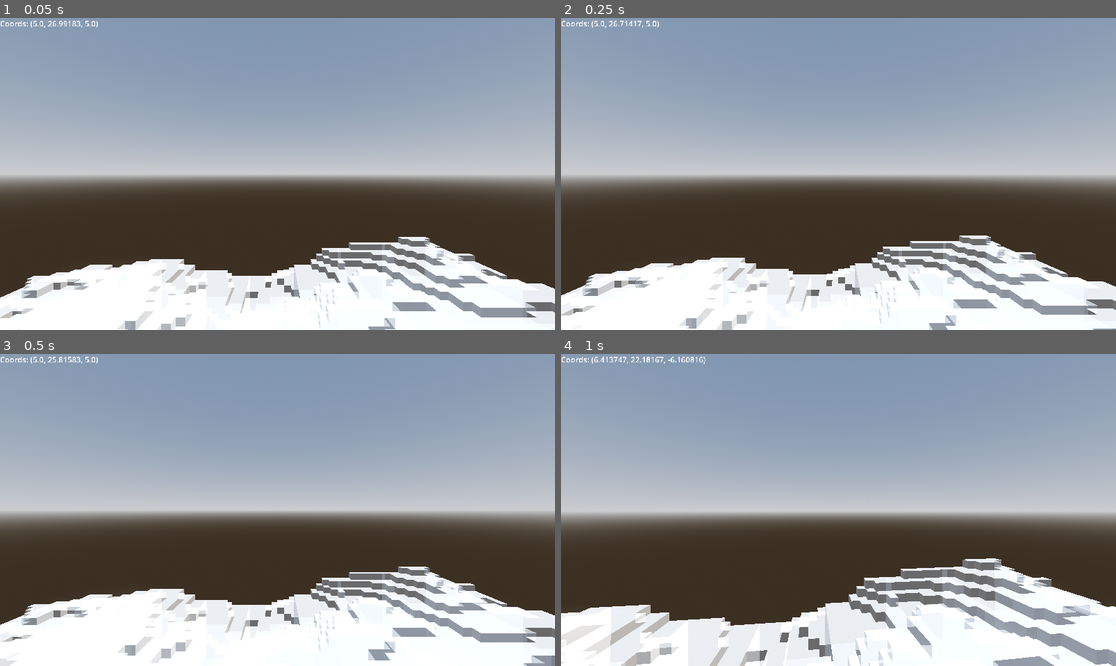
Above: before the commit, frames 1-4 (two rows, left to right).
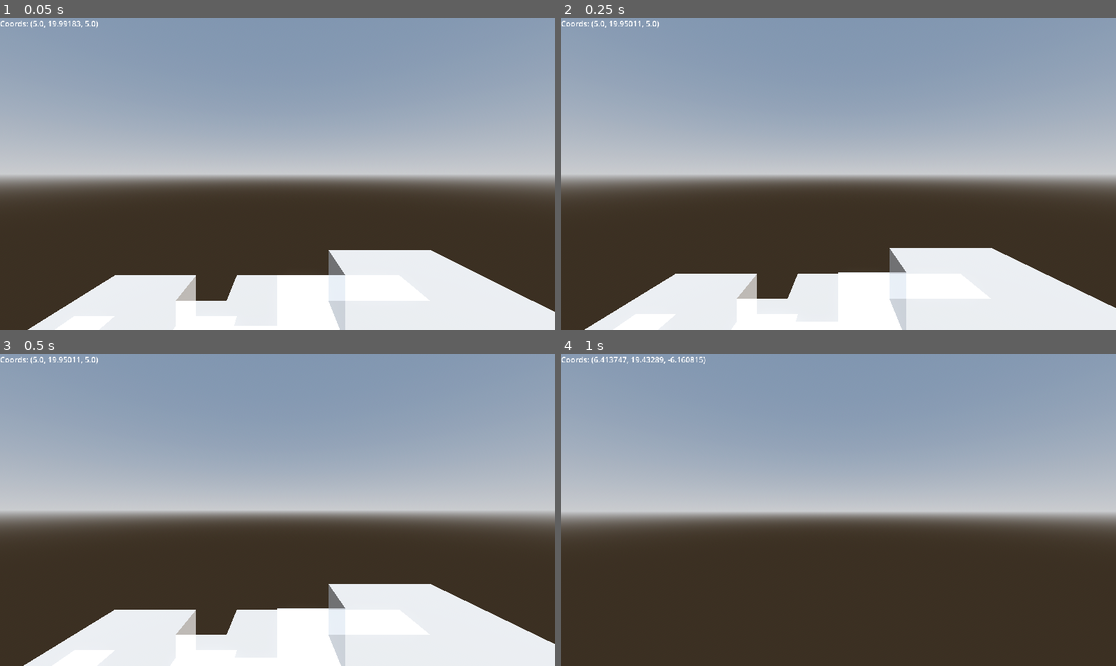
Above: after the commit, the same moments.

Repository: uncellon/voxel-craft
Game: Godot game, scene res://scenes/world.tscn
The game is run twice, just before and just after one commit, with the same random seed, the same clock (stepped at 60 frames per second) and the same inputs.
Inputs (mouse positions are in pixels of both pictures, inside the frame that each line leads up to):
- Up to frame 1 (0.05 s): no input
- Up to frame 2 (0.25 s): no input
- Up to frame 3 (0.5 s): no input
- Up to frame 4 (1 s): move the mouse to (866, 510) at 0.52 s; hold W (move_forward) from 0.53 s (still down); click (866, 510) at 0.6 s; tap Space (jump) at 0.77 s

The runs differ from the first frame. In frame 1, 8.3% of the frame differs, in the area x 0-100%, y 0-100%; in frame 2, 8.2%; in frame 3, 9.7%; in frame 4, 22%.

Commit message:
Refactor chunk_manager.gd

Diff:
--- a/scenes/world.tscn
+++ b/scenes/world.tscn
@@ -1,8 +1,9 @@
-[gd_scene load_steps=7 format=3 uid="uid://c5mf80appnfn"]
+[gd_scene load_steps=9 format=3 uid="uid://c5mf80appnfn"]
 
 [ext_resource type="PackedScene" uid="uid://dcr660qxbona2" path="res://scenes/player.tscn" id="1_nnsk1"]
 [ext_resource type="PackedScene" uid="uid://bq7s6ekucwver" path="res://scenes/debug_ui.tscn" id="2_rwgxs"]
 [ext_resource type="PackedScene" uid="uid://byveqldxgj6e1" path="res://scenes/chunk_manager.tscn" id="3_4wyf3"]
+[ext_resource type="Script" uid="uid://cf7cc8mfrn7sg" path="res://scripts/chunk_generators/perlin_noise_chunk_generator.gd" id="4_k0juu"]
 
 [sub_resource type="ProceduralSkyMaterial" id="ProceduralSkyMaterial_e5uuo"]
 sky_horizon_color = Color(0.662243, 0.671743, 0.686743, 1)
@@ -17,6 +18,10 @@
 tonemap_mode = 2
 glow_enabled = true
 
+[sub_resource type="Resource" id="Resource_71j4m"]
+script = ExtResource("4_k0juu")
+metadata/_custom_type_script = "uid://cf7cc8mfrn7sg"
+
 [node name="World" type="Node3D"]
 
 [node name="WorldEnvironment" type="WorldEnvironment" parent="."]
@@ -27,7 +32,7 @@
 shadow_enabled = true
 
 [node name="Player" parent="." instance=ExtResource("1_nnsk1")]
-transform = Transform3D(1, 0, 0, 0, 1, 0, 0, 0, 1, 5, 1, 5)
+transform = Transform3D(1, 0, 0, 0, 1, 0, 0, 0, 1, 5, 27, 5)
 
 [node name="CSGBox3D" type="CSGBox3D" parent="."]
 transform = Transform3D(10, 0, 0, 0, 1, 0, 0, 0, 10, 5, -0.5, 5)
@@ -37,5 +42,5 @@
 mouse_filter = 1
 
 [node name="ChunkManager" parent="." node_paths=PackedStringArray("player") instance=ExtResource("3_4wyf3")]
-radius = 4
 player = NodePath("../Player")
+chunk_generator = SubResource("Resource_71j4m")
--- a/scripts/chunk.gd
+++ b/scripts/chunk.gd
@@ -1,4 +1,5 @@
-class_name Chunk extends StaticBody3D
+class_name Chunk
+extends StaticBody3D
 
 const VERTICES = [
 	Vector3i(0, 0, 0),
@@ -23,7 +24,7 @@
 const DIMENSIONS = Vector3i(8, 64, 8)
 
 @export var chunk_position: Vector2i
-@export var chunk_generator: ChunkGenerator
+@export var chunk_generator: AbstractChunkGenerator
 
 var collision_shape_3d = CollisionShape3D.new()
 var mesh_instance_3d = MeshInstance3D.new()
--- a/scripts/chunk_generator.gd
+++ b/scripts/chunk_generators/abstract_chunk_generator.gd
@@ -1,4 +1,5 @@
-class_name ChunkGenerator extends Resource
+class_name AbstractChunkGenerator
+extends Resource
 
 func get_block_id(_block_pos: Vector3i) -> BlocksDictionary.Id:
 	return BlocksDictionary.Id.AIR
--- a/scripts/chunk_generators/flat_chunk_generator.gd
+++ b/scripts/chunk_generators/flat_chunk_generator.gd
@@ -1,4 +1,4 @@
-class_name FlatChunkGenerator extends ChunkGenerator
+class_name FlatChunkGenerator extends AbstractChunkGenerator
 
 func get_block_id(block_pos: Vector3i) -> BlocksDictionary.Id:
 	if block_pos.y < 1:
--- a/scripts/chunk_generators/perlin_noise_chunk_generator.gd
+++ b/scripts/chunk_generators/perlin_noise_chunk_generator.gd
@@ -1,4 +1,4 @@
-class_name PerlinNoiseChunkGenerator extends ChunkGenerator
+class_name PerlinNoiseChunkGenerator extends AbstractChunkGenerator
 
 const NOISE_FACTOR = 16
 
--- a/scripts/chunk_manager.gd
+++ b/scripts/chunk_manager.gd
@@ -1,13 +1,13 @@
 extends Node3D
 
-@export var radius: int = 2
+@export var radius: int = 4
 @export var player: CharacterBody3D
+@export var chunk_generator: AbstractChunkGenerator
 
-var player_chunk_position: Vector2i
+var player_chunk_pos: Vector2i
 var loaded_chunks: Dictionary
 var chunk_loader = ChunkLoader.new()
 
-var chunk_generator = PerlinNoiseChunkGenerator.new()
 var chunk_create_strategy = func(chunk_position: Vector2i) -> Chunk:
 	var chunk = Chunk.new()
 	chunk.chunk_position = chunk_position
@@ -16,45 +16,40 @@
 	return chunk
 
 func _ready() -> void:
-	player_chunk_position = get_current_player_chunk_position()
-	#load_chunks_at_player()
+	player_chunk_pos = get_current_player_chunk_pos()
 	chunk_loader.chunk_create_strategy = chunk_create_strategy
 
-	for x in range(-radius, radius + 1):
-		for z in range(-radius, radius + 1):
-			var chunk_position = player_chunk_position + Vector2i(x, z)
-			if loaded_chunks.has(chunk_position):
-				continue
-			var chunk = chunk_create_strategy.call(chunk_position)
-			loaded_chunks[chunk_position] = chunk
-			add_child(chunk)
+	# Load only one chunk where the player is located
+	var player_chunk = chunk_create_strategy.call(player_chunk_pos)
+	loaded_chunks[player_chunk_pos] = player_chunk
+	add_child(player_chunk)
+
+	load_chunks_at_player()
 
 	# Check that player not stuck in current position
-	var current_chunk: Chunk = loaded_chunks[player_chunk_position]
-	var pcp = floor(player.position / Chunk.DIMENSIONS.x)
-	for y in range(pcp.y, Chunk.DIMENSIONS.y):
-		if current_chunk.is_solid(Vector3i(
-			pcp.x - player_chunk_position.x * Chunk.DIMENSIONS.x,
+	# This is temporary method because player can stuck in between X and Z axis
+	for y in range(player_chunk_pos.y, Chunk.DIMENSIONS.y):
+		if player_chunk.is_solid(Vector3i(
+			player.position.x - player_chunk_pos.x * Chunk.DIMENSIONS.x,
 			y,
-			pcp.z - player_chunk_position.y * Chunk.DIMENSIONS.x,
-		)) or current_chunk.is_solid(Vector3i(
-			pcp.x - player_chunk_position.x * Chunk.DIMENSIONS.x,
+			player.position.z - player_chunk_pos.y * Chunk.DIMENSIONS.z
+		)) or player_chunk.is_solid(Vector3i(
+			player_chunk_pos.x * Chunk.DIMENSIONS.x + player.position.x,
 			y + 1,
-			pcp.z - player_chunk_position.y * Chunk.DIMENSIONS.x,
+			player_chunk_pos.y * Chunk.DIMENSIONS.z + player.position.z,
 		)):
 			continue
-		player.position.y = y + 10
+		player.position.y = y + 1
 		break
 
 func _process(_delta: float) -> void:
-	var current_player_chunk_position = get_current_player_chunk_position()
-	if current_player_chunk_position != player_chunk_position or chunk_loader.has_loaded_chunks():
-		player_chunk_position = current_player_chunk_position
-		unload_chunks()
+	var new_player_chunk_pos = get_current_player_chunk_pos()
+	if new_player_chunk_pos != player_chunk_pos or chunk_loader.has_loaded_chunks():
+		player_chunk_pos = new_player_chunk_pos
+		unload_distant_chunks()
 		load_chunks_at_player()
 
-func get_current_player_chunk_position() -> Vector2i:
-	# Warning: need to find way how to syncronize size of chunk
+func get_current_player_chunk_pos() -> Vector2i:
 	var pcp = floor(player.position / Chunk.DIMENSIONS.x)
 	return Vector2i(pcp.x, pcp.z)
 
@@ -62,26 +57,28 @@
 	var new_chunk_positions = []
 	for x in range(-radius, radius + 1):
 		for z in range(-radius, radius + 1):
-			var chunk_position = player_chunk_position + Vector2i(x, z)
-			if loaded_chunks.has(chunk_position):
+			var chunk_pos = player_chunk_pos + Vector2i(x, z)
+			if loaded_chunks.has(chunk_pos) or (chunk_pos - player_chunk_pos).length() > radius:
 				continue
-			new_chunk_positions.append(chunk_position)
+			new_chunk_positions.append(chunk_pos)
 
 	chunk_loader.push_chunk_positions_to_load(new_chunk_positions)
 
 	# Read loaded chunks by thread
 	var new_loaded_chunks = chunk_loader.get_loaded_chunks()
 	for new_loaded_chunk in new_loaded_chunks:
+		# Filter outdated (distant) chunks
+		if (player_chunk_pos - new_loaded_chunk.chunk_position).length() > radius:
+			continue
+
 		loaded_chunks[new_loaded_chunk.chunk_position] = new_loaded_chunk
 		add_child(new_loaded_chunk)
 
-func unload_chunks() -> void:
-	var loaded_chunks_positions: Array = loaded_chunks.keys()
-	for chunk_position in loaded_chunks_positions:
-		if (chunk_position.x - radius > player_chunk_position.x or \
-			chunk_position.x + radius < player_chunk_position.x or \
-			chunk_position.y - radius > player_chunk_position.y or \
-			chunk_position.y + radius < player_chunk_position.y):
-			loaded_chunks[chunk_position].queue_free()
-			remove_child(loaded_chunks[chunk_position])
-			loaded_chunks.erase(chunk_position)
+func unload_distant_chunks() -> void:
+	var loaded_chunk_poss: Array = loaded_chunks.keys()
+
+	for chunk_pos in loaded_chunk_poss:
+		if (chunk_pos - player_chunk_pos).length() > radius:
+			loaded_chunks[chunk_pos].queue_free()
+			remove_child(loaded_chunks[chunk_pos])
+			loaded_chunks.erase(chunk_pos)
--- a/scripts/player.gd
+++ b/scripts/player.gd
@@ -1,7 +1,7 @@
 extends CharacterBody3D
 
 const SPEED = 5.0 * 5
-const JUMP_VELOCITY = 6.5
+const JUMP_VELOCITY = 6.5 * 10
 
 var look_sensetivity = 0.002
 
Renamed: scripts/chunk_generator.gd.uid -> scripts/chunk_generators/abstract_chunk_generator.gd.uid
